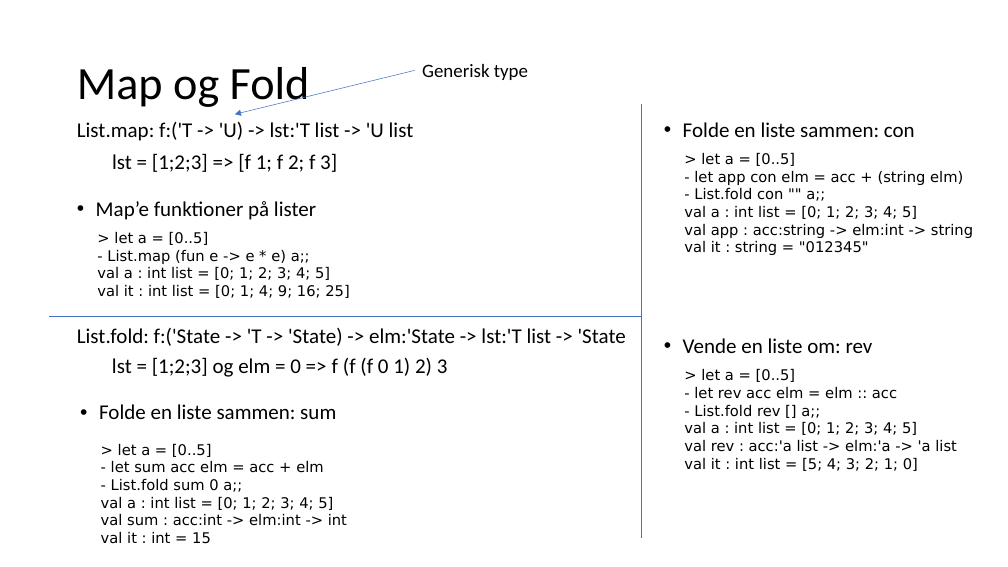
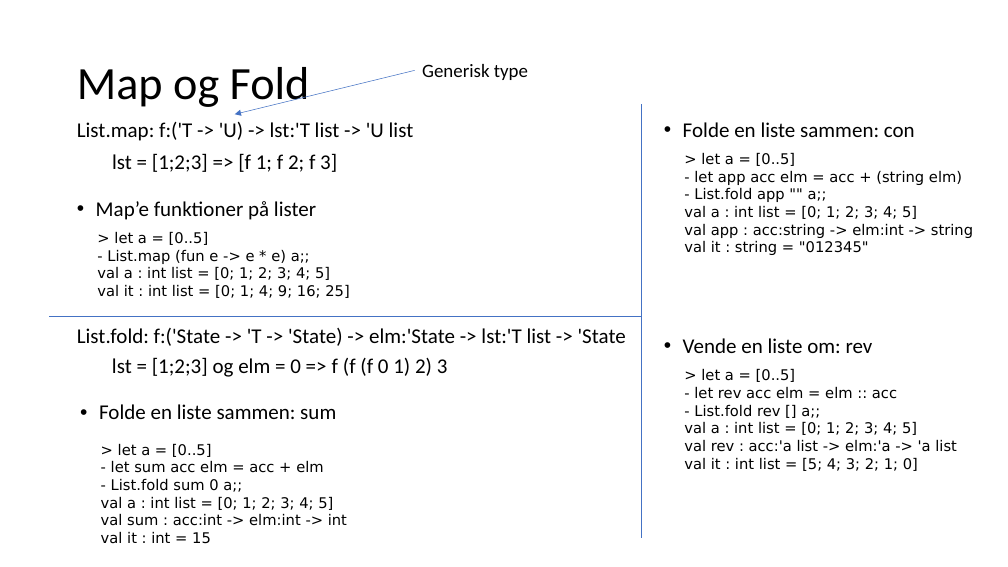
Before and after one commit to fisterloegsovs/pop22, a slide deck: slide 8 of lectures/5.1Lists/lecture.pptx. Drawn at 1008x567 pixels with LibreOffice and Linux fonts; fonts in the diff are those of the drawing. Boxes give left, top, right and bottom in pixels: in the first picture for what was removed or moved away, otherwise in the second. Text is boxed around its words. In the diff, an @@ line names an element or a change of style, - is before the commit and + after.

```diff
--- a/lectures/5.1Lists/lecture.pptx
+++ b/lectures/5.1Lists/lecture.pptx
@@ text at <box>694,170,962,202</box>: text changed @@
-- let app con elm = acc + (string elm)
-- List.fold con "" a;;
+- let app acc elm = acc + (string elm)
+- List.fold app "" a;;
```
Also in this commit, not shown: 1 other file.
